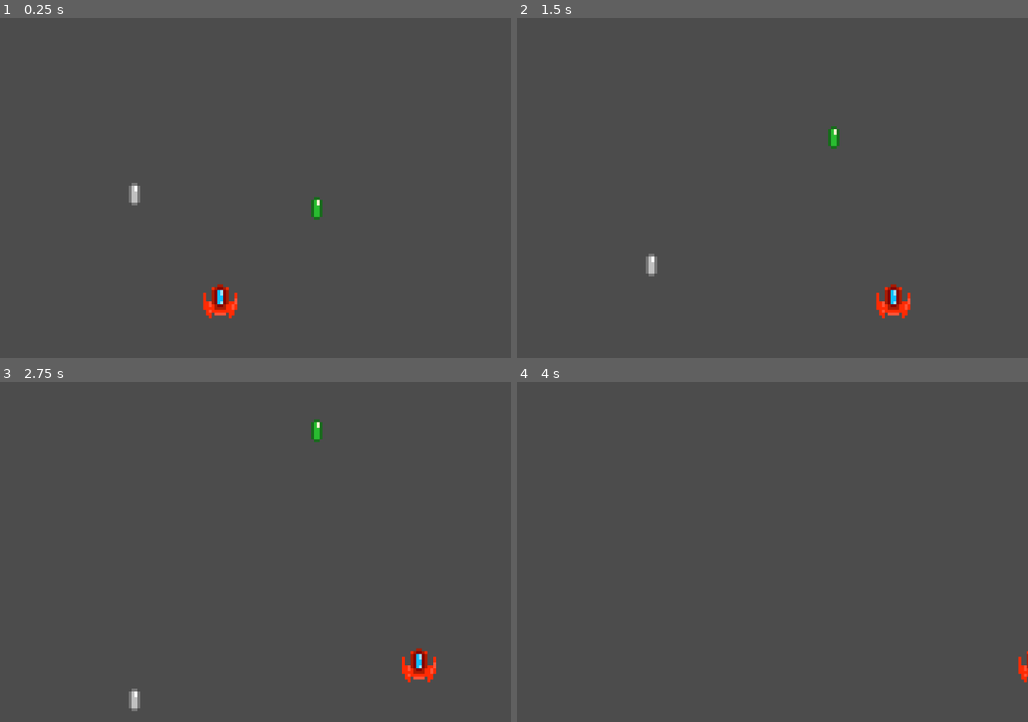
Above: before the commit, frames 1-4 (two rows, left to right).
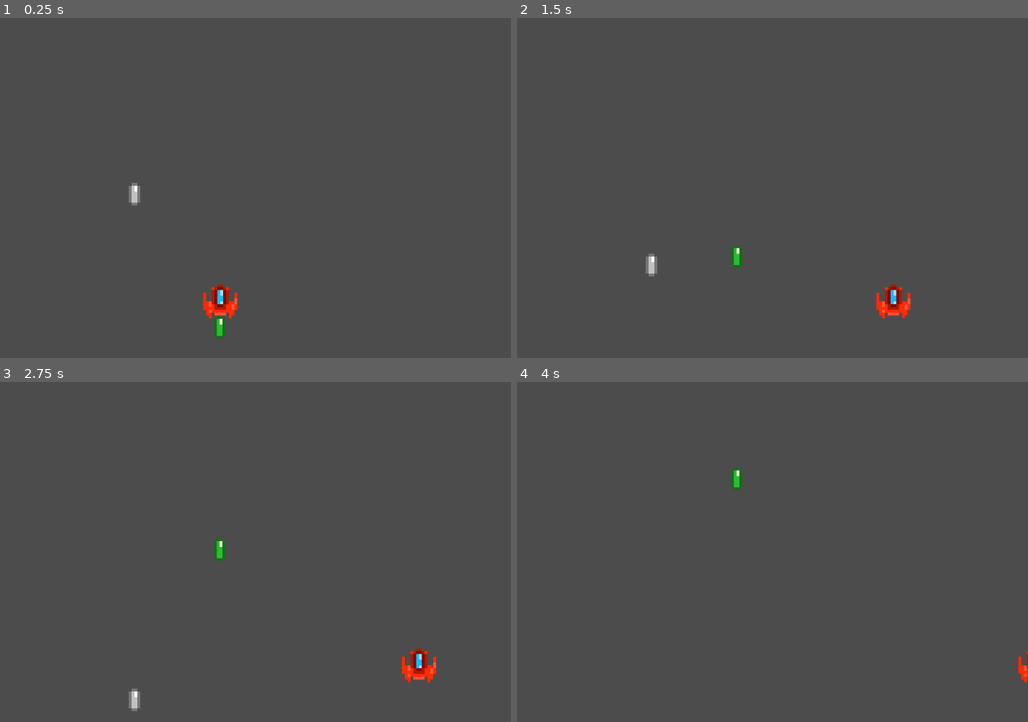
Above: after the commit, the same moments.

Repository: PandorasGit/LudumDare51Submission
Game: Godot game, scene res://World/World.tscn
Two runs of this game, one before a commit and one after it. Both use one fixed random seed, a clock stepped at 60 frames per second and the inputs below.
Inputs:
- Up to frame 1 (0.25 s): no input
- Up to frame 2 (1.5 s): hold D (move_right) 0.53-1.28 s; hold A (move_left) from 1.28 s (still down)
- Up to frame 3 (2.75 s): release A (move_left) at 2.03 s; hold D (move_right) from 2.03 s (still down)
- Up to frame 4 (4 s): release D (move_right) at 3.53 s; hold A (move_left) from 3.53 s (still down)

The runs differ from the first frame. In frame 1, 0.3% of the frame differs, in the area x 41-64%, y 52-95%; in frame 2, 0.3%; in frame 3, 0.3%; in frame 4, 0.1%.

Commit message:
Add collision to bullets

Diff:
--- a/project/Bullets/Bullet.gd
+++ b/project/Bullets/Bullet.gd
@@ -3,15 +3,25 @@
 
 export var _direction_fired: = Vector2.DOWN
 export var _speed := 100
+export var _color:= Color("ffffff")
+
 
 var _velocity := Vector2.ZERO
+
 
 onready var _sprite := find_node("Sprite")
 onready var _texture := load("res://Bullets/DefaultBullet.png")
 
+
 func _ready():
 	_sprite.texture = _texture
+	_sprite.modulate = _color
 
 
 func _physics_process(_delta: float) -> void:
 	_velocity = move_and_slide(_direction_fired * _speed, Vector2.UP)
+
+	for i in get_slide_count():
+		var collision := get_slide_collision(i)
+		if collision.collider.is_in_group("target"):
+			print("Hit a target")
--- a/project/Bullets/Bullet.tscn
+++ b/project/Bullets/Bullet.tscn
@@ -1,6 +1,5 @@
-[gd_scene load_steps=4 format=2]
+[gd_scene load_steps=3 format=2]
 
-[ext_resource path="res://Bullets/DefaultBullet.png" type="Texture" id=1]
 [ext_resource path="res://Bullets/Bullet.gd" type="Script" id=2]
 
 [sub_resource type="CapsuleShape2D" id=1]
@@ -12,7 +11,6 @@
 script = ExtResource( 2 )
 
 [node name="Sprite" type="Sprite" parent="."]
-texture = ExtResource( 1 )
 
 [node name="CollisionShape2D" type="CollisionShape2D" parent="."]
 shape = SubResource( 1 )
--- a/project/Bullets/FriendlyBullet/FriendlyBullet.tscn
+++ b/project/Bullets/FriendlyBullet/FriendlyBullet.tscn
@@ -8,7 +8,10 @@
 
 [node name="FriendlyBullet" type="KinematicBody2D"]
 scale = Vector2( 5, 5 )
+collision_layer = 2
+collision_mask = 2
 script = ExtResource( 1 )
+_direction_fired = Vector2( 0, -1 )
 
 [node name="CollisionShape2D" type="CollisionShape2D" parent="."]
 shape = SubResource( 1 )
--- a/project/Player/Player.tscn
+++ b/project/Player/Player.tscn
@@ -6,7 +6,7 @@
 [sub_resource type="RectangleShape2D" id=1]
 extents = Vector2( 6, 6 )
 
-[node name="Player" type="KinematicBody2D"]
+[node name="Player" type="KinematicBody2D" groups=["target"]]
 scale = Vector2( 5, 5 )
 script = ExtResource( 2 )
 
--- a/project/World/World.tscn
+++ b/project/World/World.tscn
@@ -13,5 +13,4 @@
 position = Vector2( 361, 286 )
 
 [node name="FriendlyBullet" parent="." instance=ExtResource( 3 )]
-position = Vector2( 682, 361 )
-_direction_fired = Vector2( 0, -1 )
+position = Vector2( 511, 571 )
